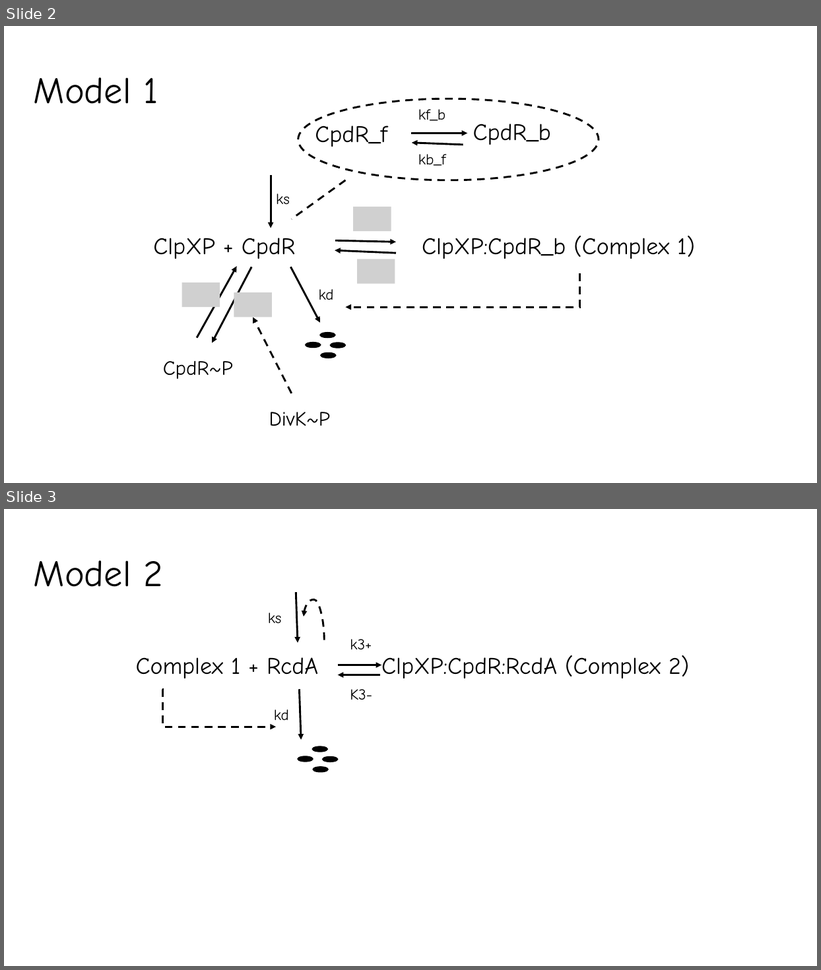
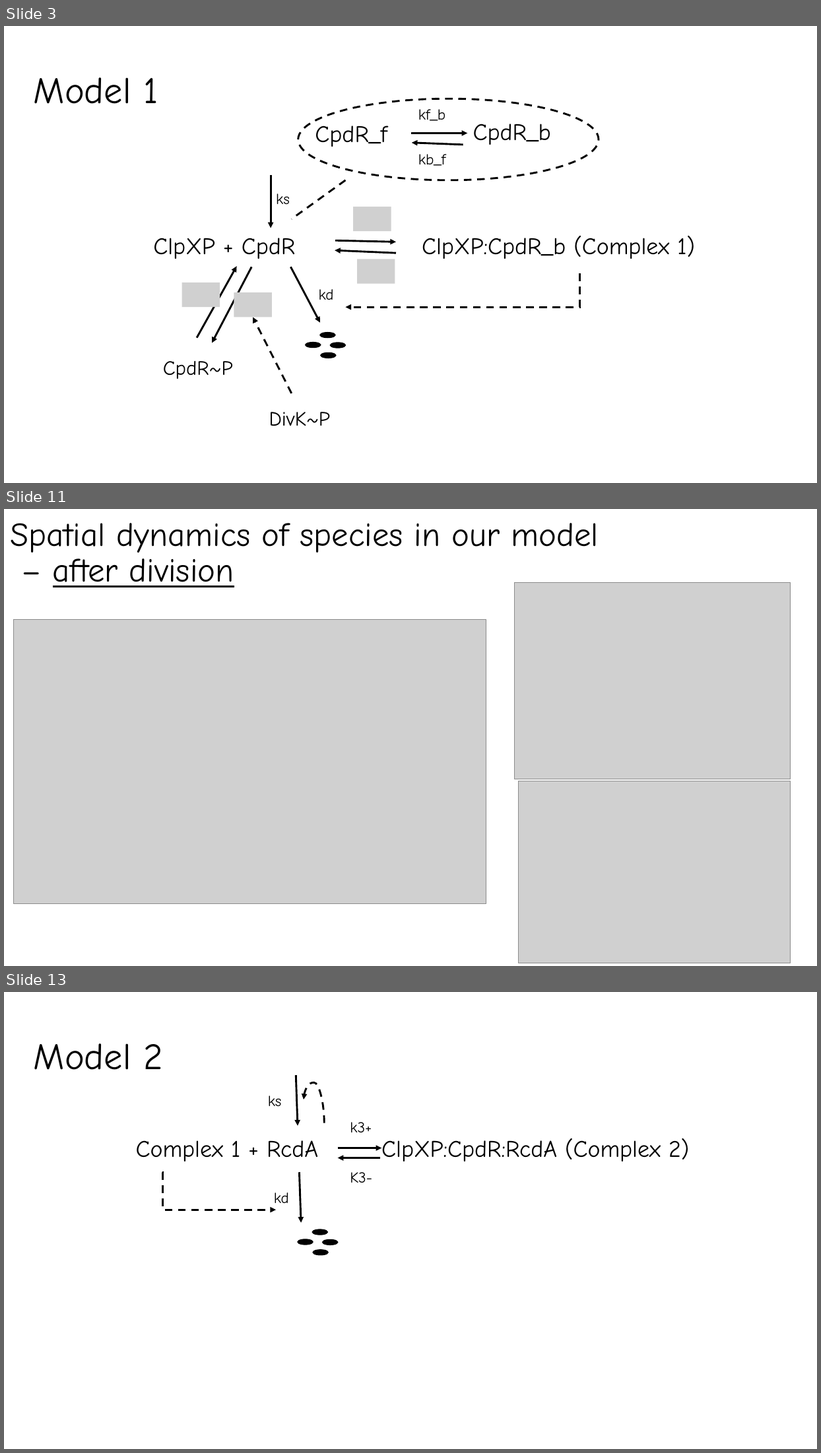
Before and after one commit to fly2Universe/CS6824, a slide deck: CS6824FinalPresentation.pptx. Shown one above the other, each under a label of ours: slides 2 and 3 before the commit, slides 3, 11 and 13 after it; the slides between them are not shown. The pictures are 821x970 and 821x1453 pixels, drawn with LibreOffice and Linux fonts; fonts in the diff are those of the drawing; grey boxes stand for pictures. Boxes give left, top, right and bottom in pixels: in the first picture for what was removed or moved away, otherwise in the second. Text is boxed around its words. In the diff, an @@ line names an element or a change of style, - is before the commit and + after.

```diff
--- a/CS6824FinalPresentation.pptx
+++ b/CS6824FinalPresentation.pptx
@@ slide 11 added at box(4, 509, 817, 966), background #FFFFFF @@
@@ title added at box(10, 523, 599, 588), 39.6 pt, text #000000 @@
+Spatial dynamics of species in our model
+– after division
@@ picture added at box(515, 582, 790, 779) @@
@@ picture added at box(14, 619, 486, 904) @@
@@ picture added at box(519, 781, 791, 964) @@
@@ what was slide 2 is now slide 3 @@
@@ what was slide 3 is now slide 13 @@
```
Also in this commit, not shown: 2 slides changed, 11 other slides added, 7 slides removed.
